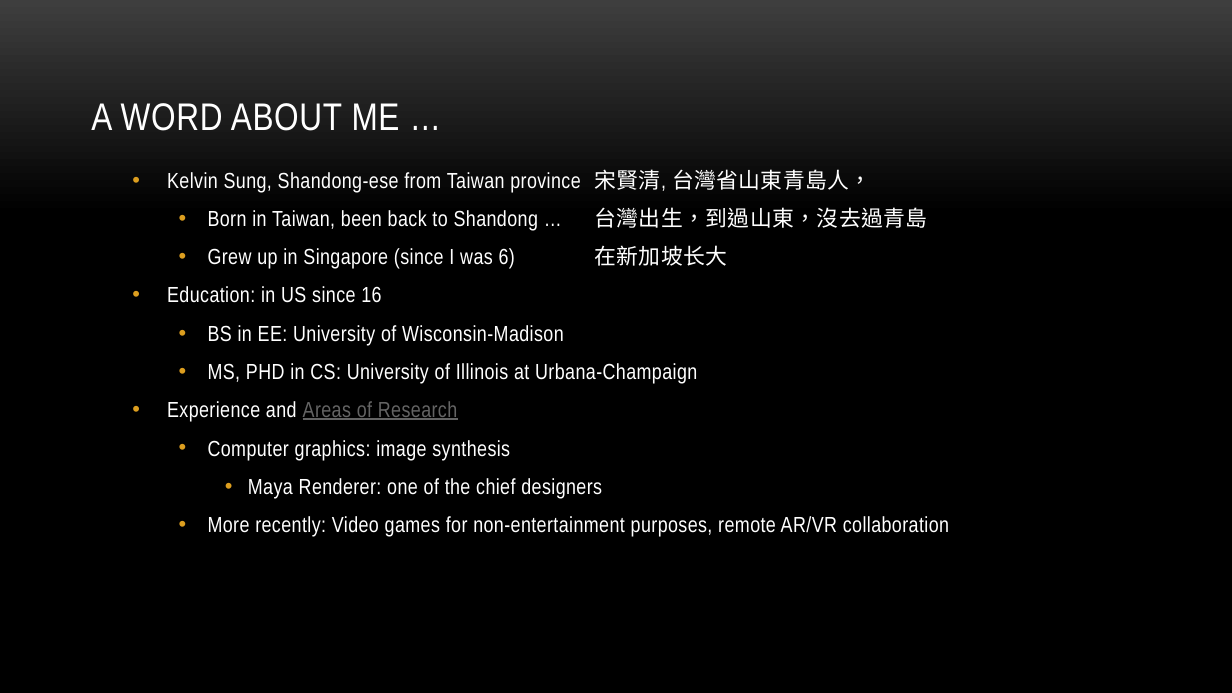
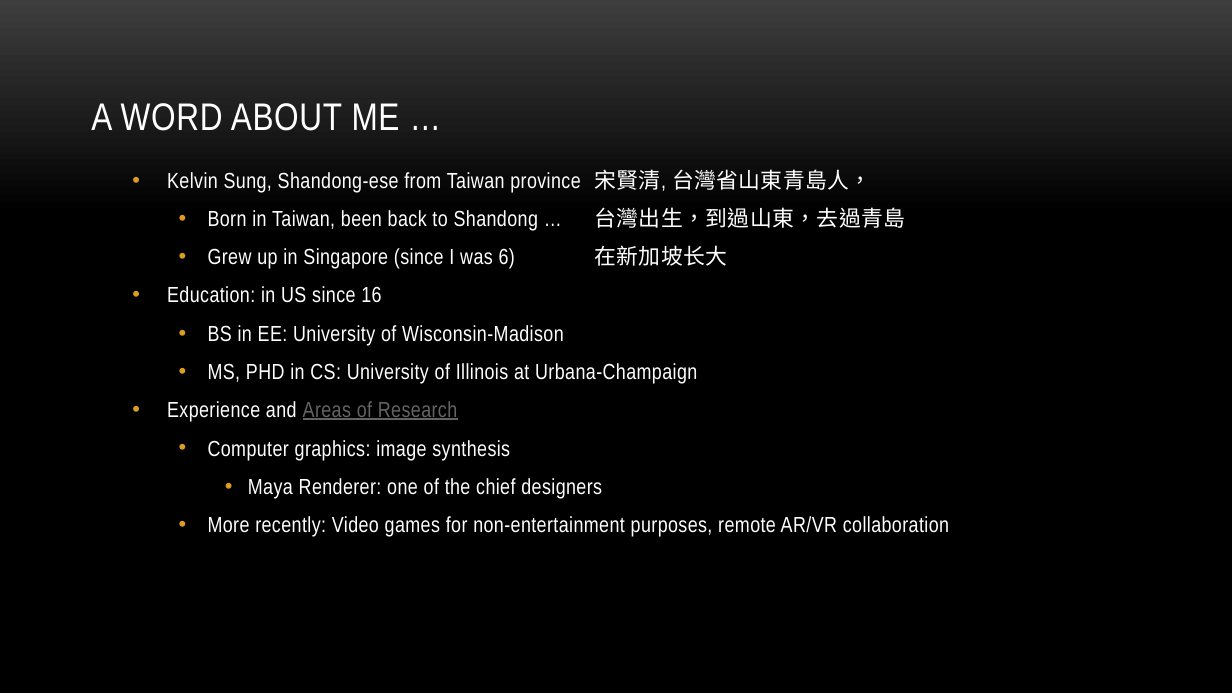
Before and after one commit to myuwbclasses/IntroGameDev-XJTU, a slide deck: slide 7 of PPT/Intro.pptx. Drawn at 1232x693 pixels with LibreOffice and Linux fonts; fonts in the diff are those of the drawing; background and template pictures are left out. Boxes give left, top, right and bottom in pixels: in the first picture for what was removed or moved away, otherwise in the second. Text is boxed around its words. In the diff, an @@ line names an element or a change of style, - is before the commit and + after.

```diff
--- a/PPT/Intro.pptx
+++ b/PPT/Intro.pptx
@@ text at box(208, 207, 905, 231): text changed @@
-  • Born in Taiwan, been back to Shandong … 台灣出生，到過山東，沒去過青島
+  • Born in Taiwan, been back to Shandong … 台灣出生，到過山東，去過青島
```
Also in this commit, not shown: 1 other slide changed, 2 other files.
